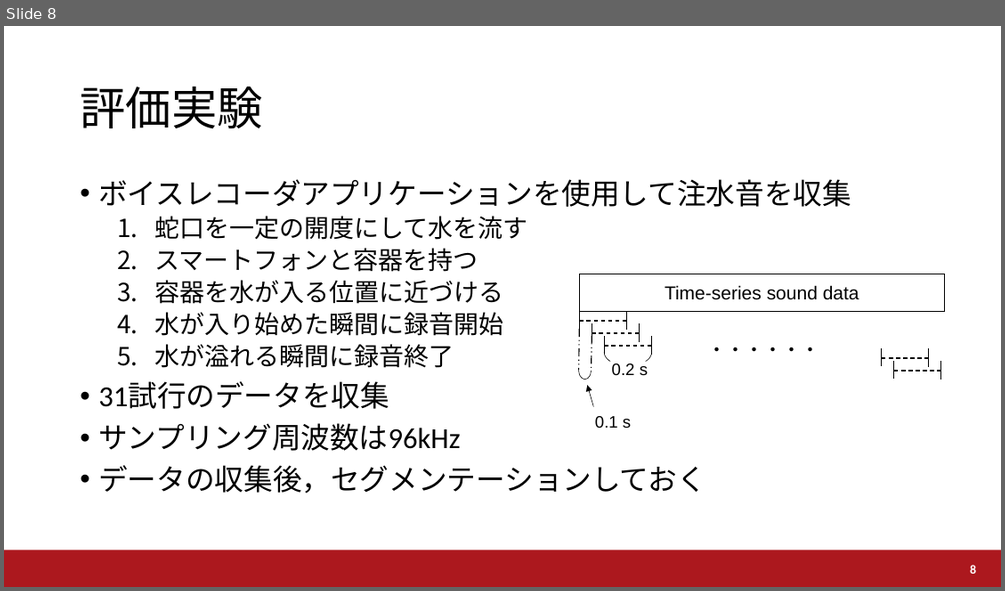
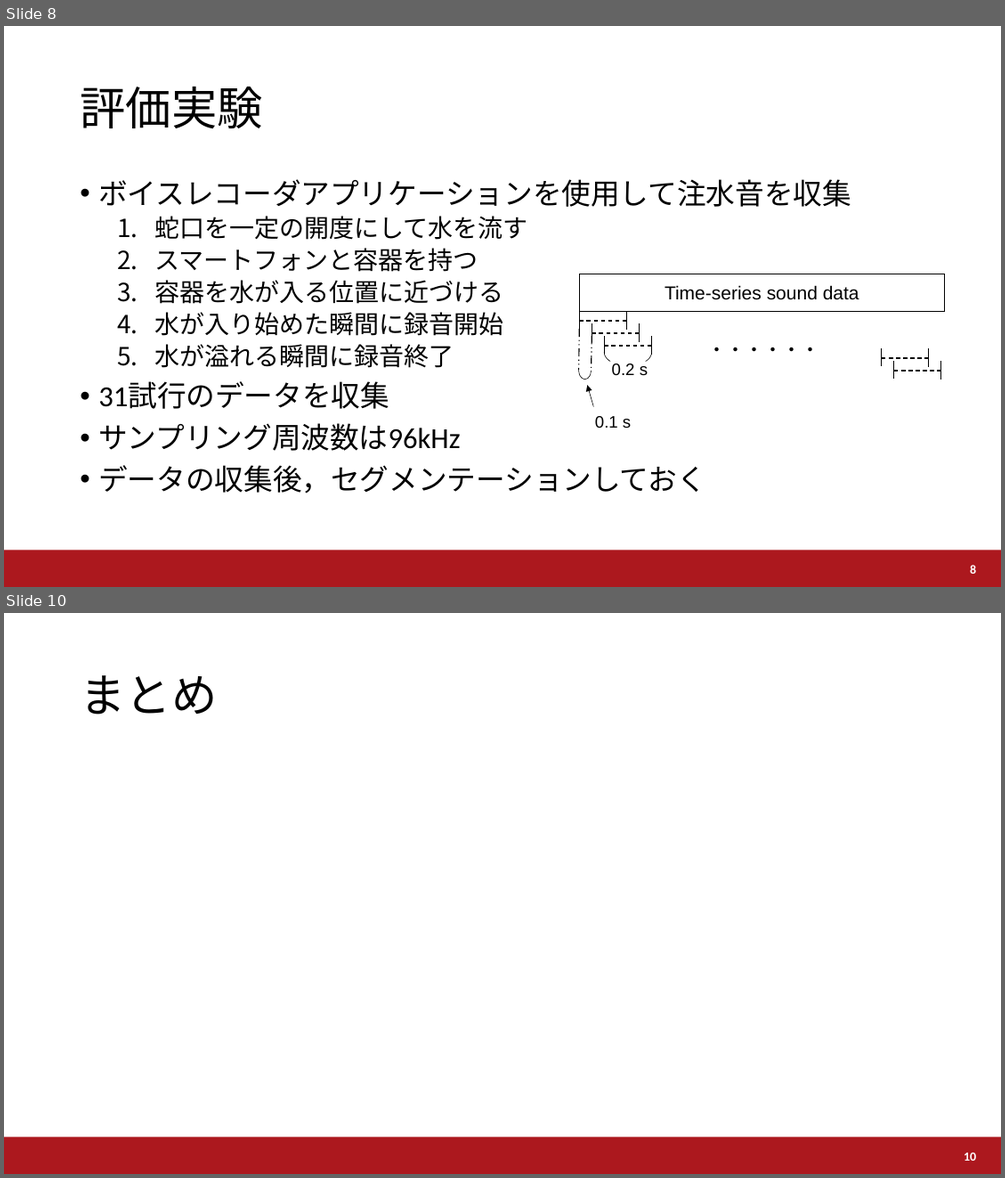
Before and after one commit to a2h1r0/lab, a slide deck: paper/water/UWW2021/UWW2021.pptx. Shown one above the other, each under a label of ours: slide 8 before the commit, slides 8 and 10 after it; the slides between them are not shown. The pictures are 1005x591 and 1005x1178 pixels, drawn with LibreOffice and Linux fonts; fonts in the diff are those of the drawing; grey boxes stand for pictures; background and template pictures are left out. Boxes give left, top, right and bottom in pixels: in the first picture for what was removed or moved away, otherwise in the second. Text is boxed around its words. In the diff, an @@ line names an element or a change of style, - is before the commit and + after.

```diff
--- a/paper/water/UWW2021/UWW2021.pptx
+++ b/paper/water/UWW2021/UWW2021.pptx
@@ slide 10 added at [4, 613, 1001, 1174], background #FFFFFF; not listed: 1 template element that a slide beside it also shows @@
@@ title added at [80, 675, 217, 714], 44 pt, text #000000 @@
+まとめ
@@ page number added at [963, 1152, 976, 1160], 12 pt, text #FFFFFF, bold @@
+10
```
Also in this commit, not shown: 1 other slide added.
